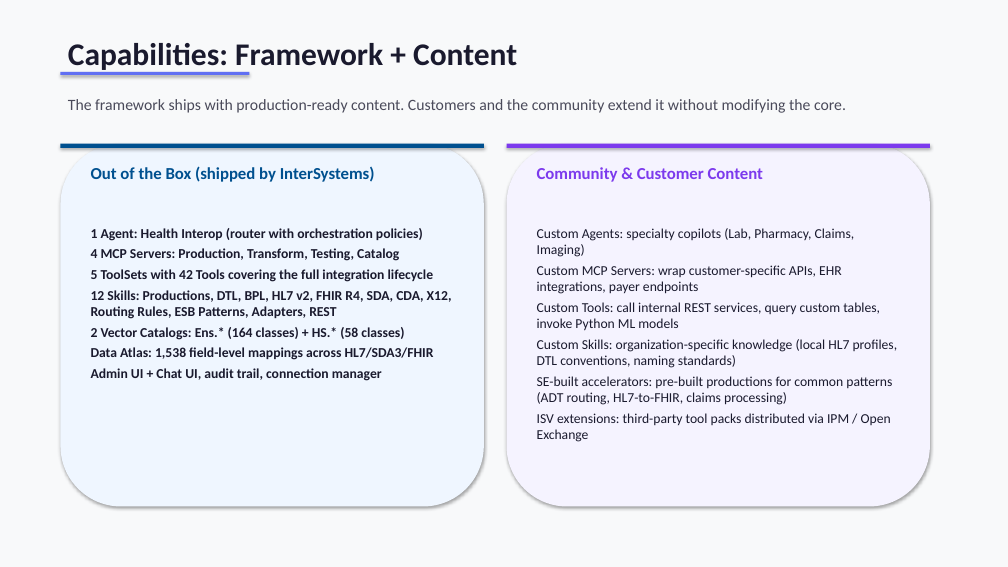
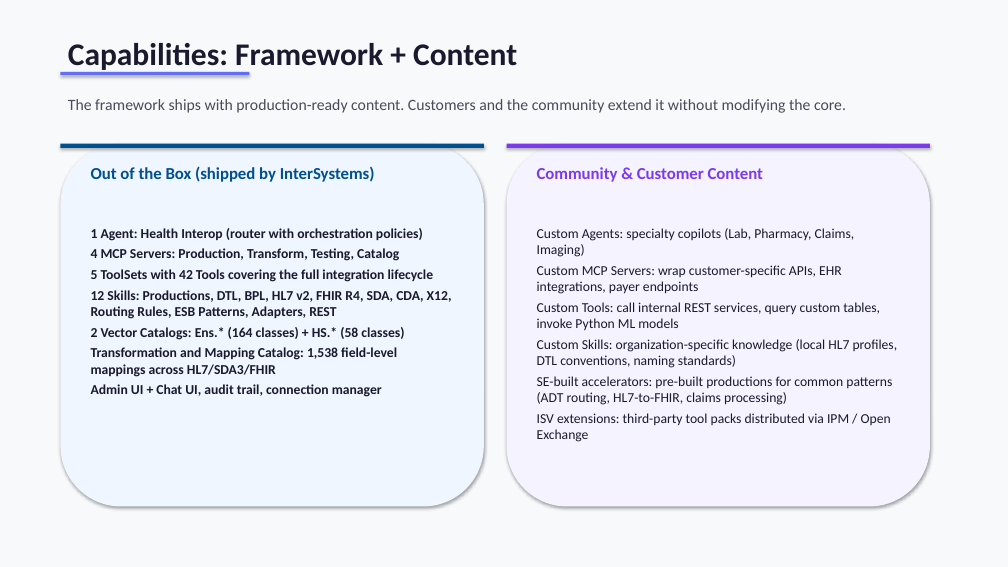
Before and after one commit to dfrancoisc/Agentic-Integration-Builder-Vibe-Coding, a slide deck: slide 5 of docs/Agentic_Health_Interop_Executive.pptx. Drawn at 1008x567 pixels with LibreOffice and Linux fonts; fonts in the diff are those of the drawing. Boxes give left, top, right and bottom in pixels: in the first picture for what was removed or moved away, otherwise in the second. Text is boxed around its words. In the diff, an @@ line names an element or a change of style, - is before the commit and + after.

```diff
--- a/docs/Agentic_Health_Interop_Executive.pptx
+++ b/docs/Agentic_Health_Interop_Executive.pptx
@@ text at bbox=[91, 347, 397, 377]: text changed @@
-Data Atlas: 1,538 field-level mappings across HL7/SDA3/FHIR
+Transformation and Mapping Catalog: 1,538 field-level mappings across HL7/SDA3/FHIR
```
Also in this commit, not shown: 2 other slides changed, 10 other files.
